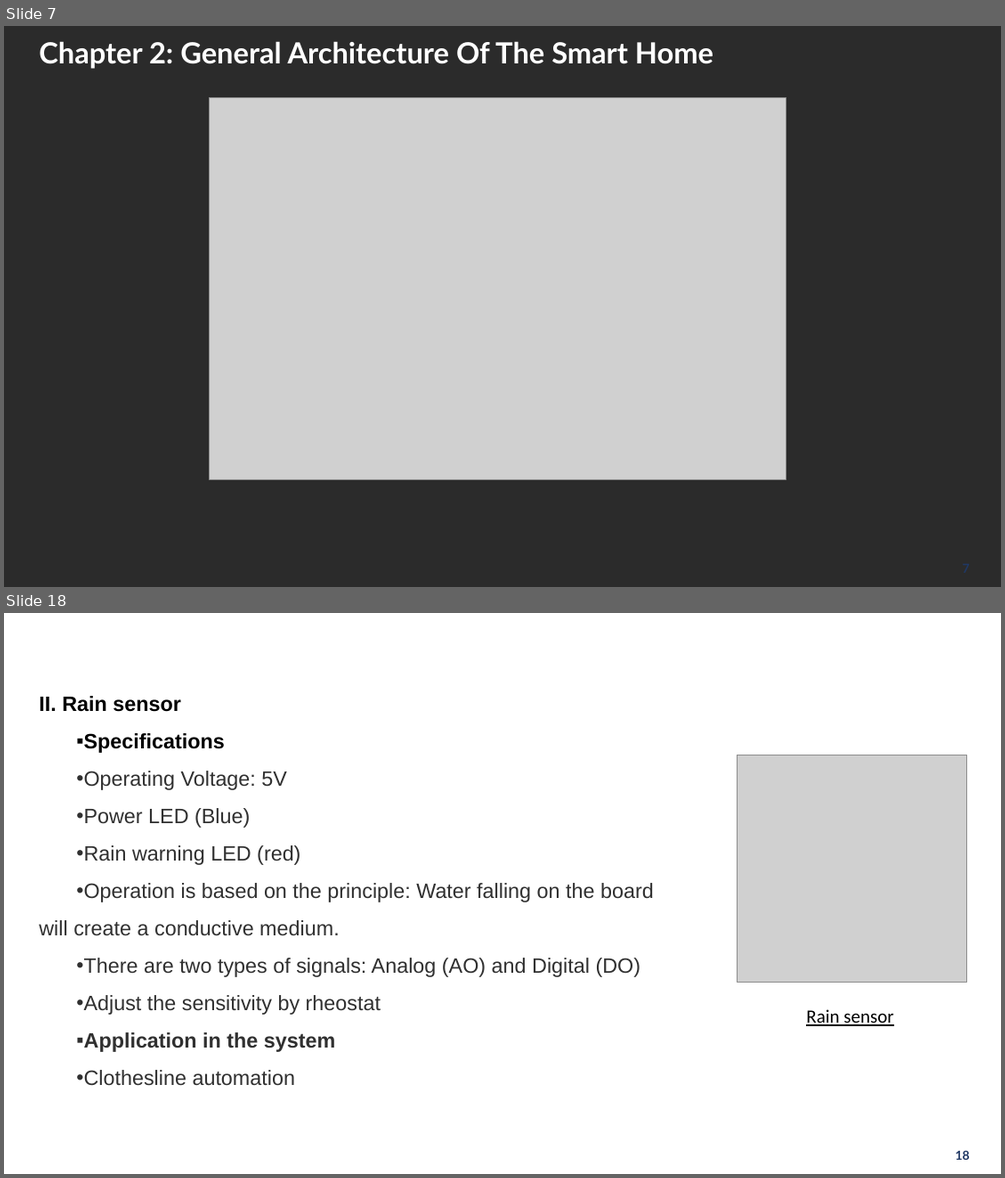
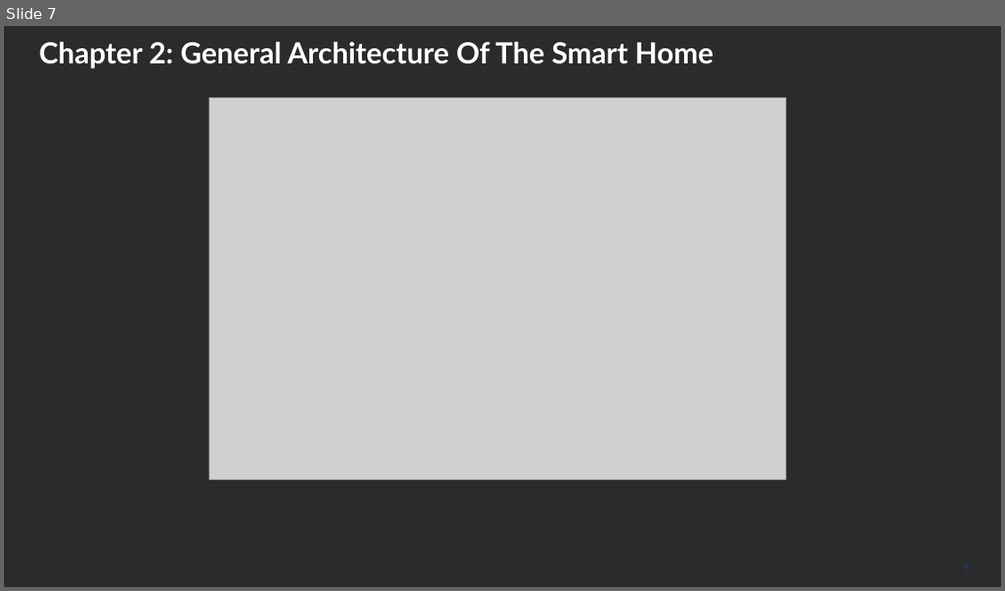
Before and after one commit to ndmbka2k/DATN, a slide deck: POWERPOINT/GraduationThesis_pp.pptx. Shown one above the other, each under a label of ours: slides 7 and 18 before the commit, slide 7 after it; the slides between them are not shown. The pictures are 1005x1178 and 1005x591 pixels, drawn with LibreOffice and Linux fonts; fonts in the diff are those of the drawing; grey boxes stand for pictures; background and template pictures are left out; a plain dark background stands for a picture behind light text. Boxes give left, top, right and bottom in pixels: in the first picture for what was removed or moved away, otherwise in the second. Text is boxed around its words. In the diff, an @@ line names an element or a change of style, - is before the commit and + after.

```diff
--- a/POWERPOINT/GraduationThesis_pp.pptx
+++ b/POWERPOINT/GraduationThesis_pp.pptx
@@ slide 18 removed at (4,613,1001,1174), background picture (left out) @@
@@ title removed at (32,622,973,657) @@
-Chapter 5: Design sensors module
@@ text removed at (39,696,654,1086) @@
-II. Rain sensor
-▪ Specifications
-• Operating Voltage: 5V
-• Power LED (Blue)
-• Rain warning LED (red)
-• Operation is based on the principle: Water falling on the board
-will create a conductive medium.
-• There are two types of signals: Analog (AO) and Digital (DO)
-• Adjust the sensitivity by rheostat
-▪ Application in the system
-• Clothesline automation
@@ picture removed at (737,755,967,981) @@
@@ text removed at (806,1009,893,1026) @@
-Rain sensor
@@ page number removed at (955,1150,970,1159) @@
-18
```
Also in this commit, not shown: 9 slides changed, 14 other slides removed, 1 other file.
